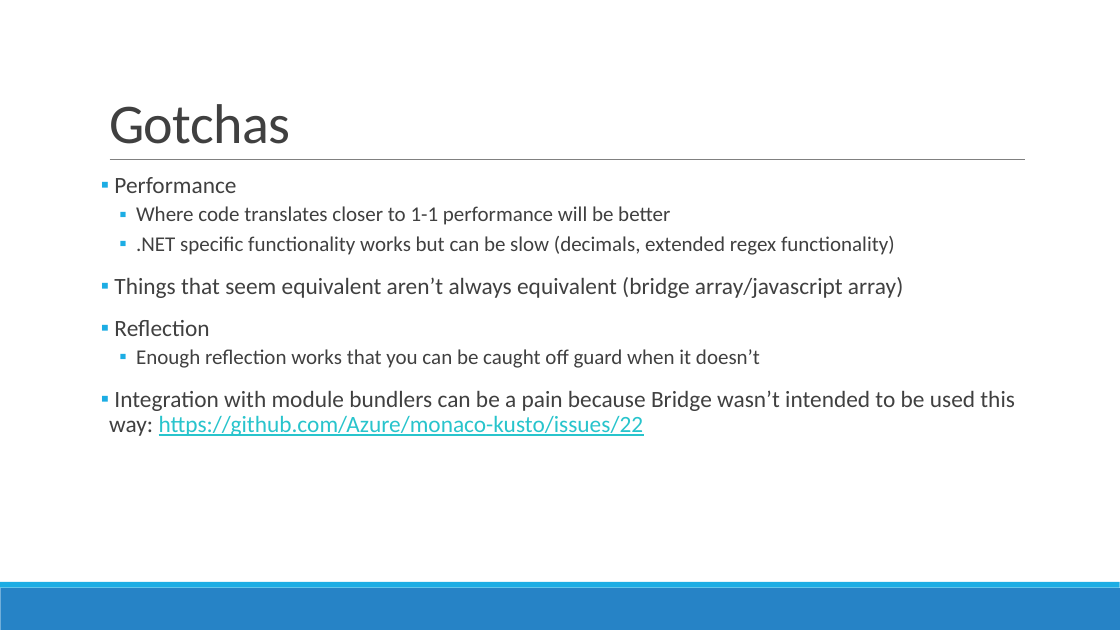
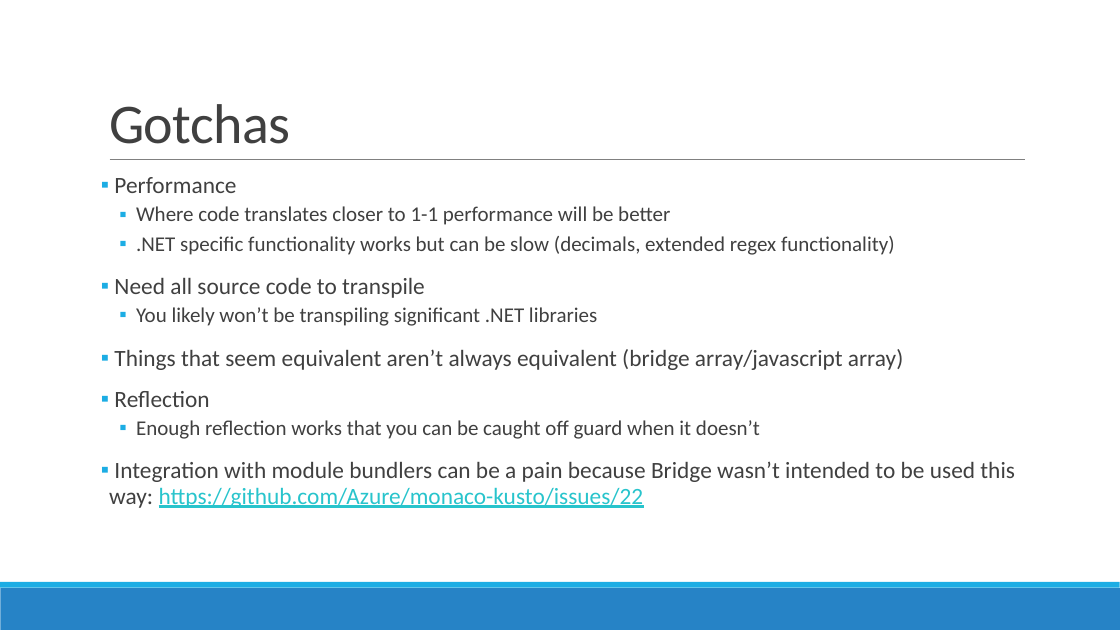
Before and after one commit to mrosack/presentations, a slide deck: slide 7 of bridge.net/bridge-net.pptx (slide 6 before the commit). Drawn at 1120x630 pixels with LibreOffice and Linux fonts; fonts in the diff are those of the drawing. Boxes give left, top, right and bottom in pixels: in the first picture for what was removed or moved away, otherwise in the second. Text is boxed around its words. In the diff, an @@ line names an element or a change of style, - is before the commit and + after.

```diff
--- a/bridge.net/bridge-net.pptx
+++ b/bridge.net/bridge-net.pptx
@@ text at <box>114,278,597,326</box>: paragraphs added @@
+▪ Need all source code to transpile
+  ▪ You likely won’t be transpiling significant .NET libraries
```
Also in this commit, not shown: 1 other slide changed, 2 slides added, 12 other files.
